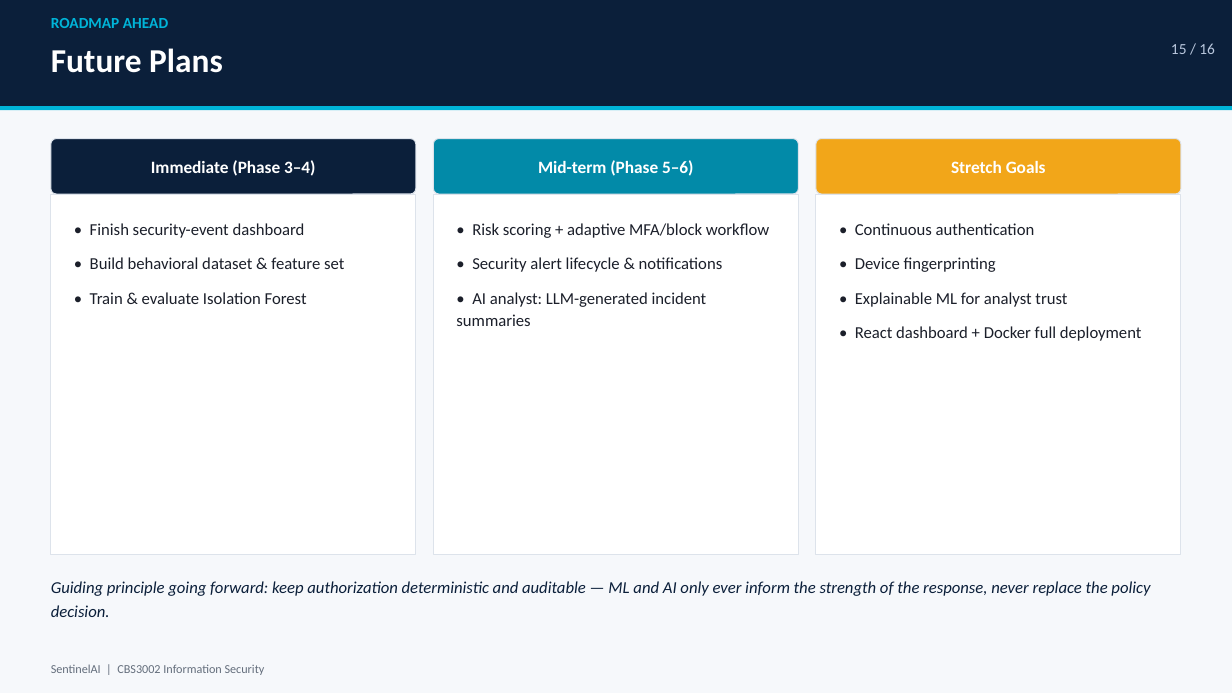
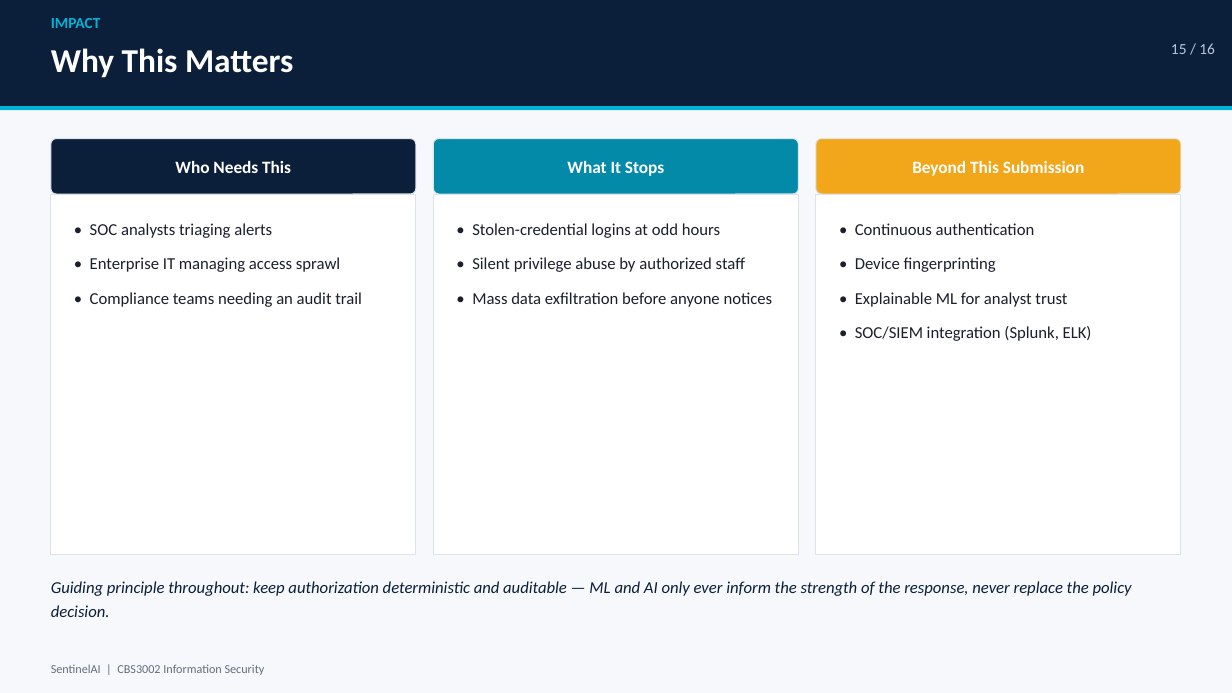
Before and after one commit to atul-23012006/Sentinel-AI, a slide deck: slide 15 of SentinelAI_Presentation.pptx. Drawn at 1232x693 pixels with LibreOffice and Linux fonts; fonts in the diff are those of the drawing. Boxes give left, top, right and bottom in pixels: in the first picture for what was removed or moved away, otherwise in the second. Text is boxed around its words. In the diff, an @@ line names an element or a change of style, - is before the commit and + after.

```diff
--- a/SentinelAI_Presentation.pptx
+++ b/SentinelAI_Presentation.pptx
@@ text at (x1=51, y1=18, x2=101, y2=28): text changed @@
-ROADMAP AHEAD
+IMPACT
@@ text at (x1=51, y1=48, x2=293, y2=78): text changed @@
-Future Plans
+Why This Matters
@@ text in rounded rectangle at (x1=175, y1=161, x2=291, y2=173): text changed @@
-Immediate (Phase 3–4)
+Who Needs This
@@ text in rounded rectangle at (x1=567, y1=161, x2=664, y2=176): text changed @@
-Mid-term (Phase 5–6)
+What It Stops
@@ text in rounded rectangle at (x1=912, y1=161, x2=1084, y2=176): text changed @@
-Stretch Goals
+Beyond This Submission
@@ text at (x1=90, y1=223, x2=362, y2=307): text changed @@
-• Finish security-event dashboard
-• Build behavioral dataset & feature set
-• Train & evaluate Isolation Forest
+• SOC analysts triaging alerts
+• Enterprise IT managing access sprawl
+• Compliance teams needing an audit trail
@@ text at (x1=472, y1=223, x2=773, y2=307): text changed @@
-• Risk scoring + adaptive MFA/block workflow
-• Security alert lifecycle & notifications
-• AI analyst: LLM-generated incident summaries
+• Stolen-credential logins at odd hours
+• Silent privilege abuse by authorized staff
+• Mass data exfiltration before anyone notices
@@ text at (x1=855, y1=326, x2=1092, y2=341): text changed @@
-• React dashboard + Docker full deployment
+• SOC/SIEM integration (Splunk, ELK)
@@ text at (x1=51, y1=581, x2=1132, y2=617): text changed @@
-Guiding principle going forward: keep authorization deterministic and auditable — ML and AI only ever inform the strength of the response, never replace the policy decision.
+Guiding principle throughout: keep authorization deterministic and auditable — ML and AI only ever inform the strength of the response, never replace the policy decision.
```
Also in this commit, not shown: 10 other slides changed, 20 other files.
